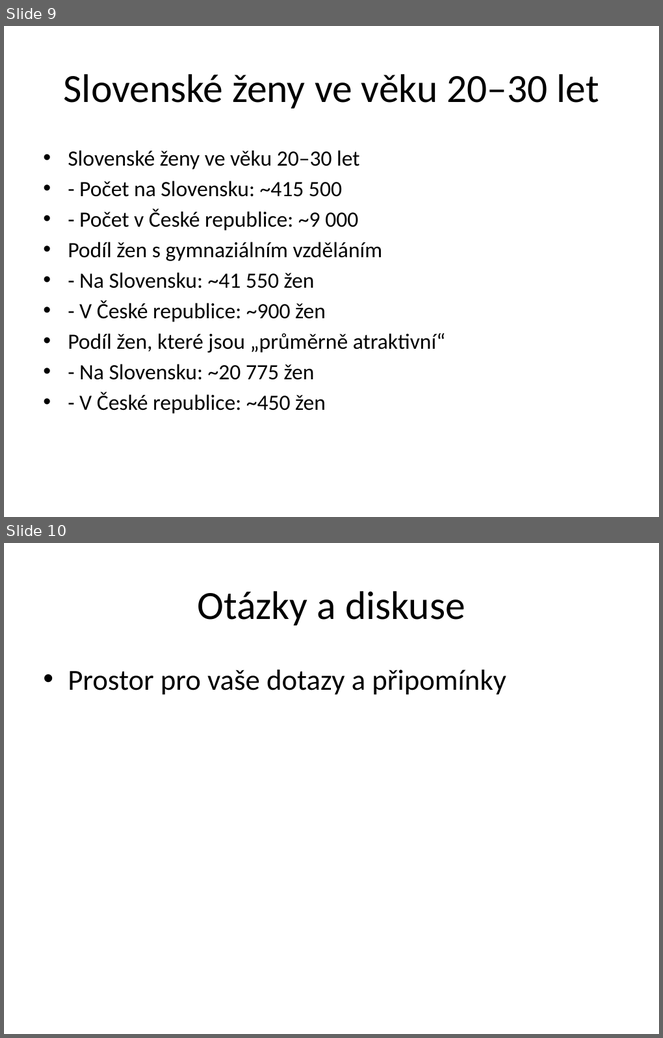
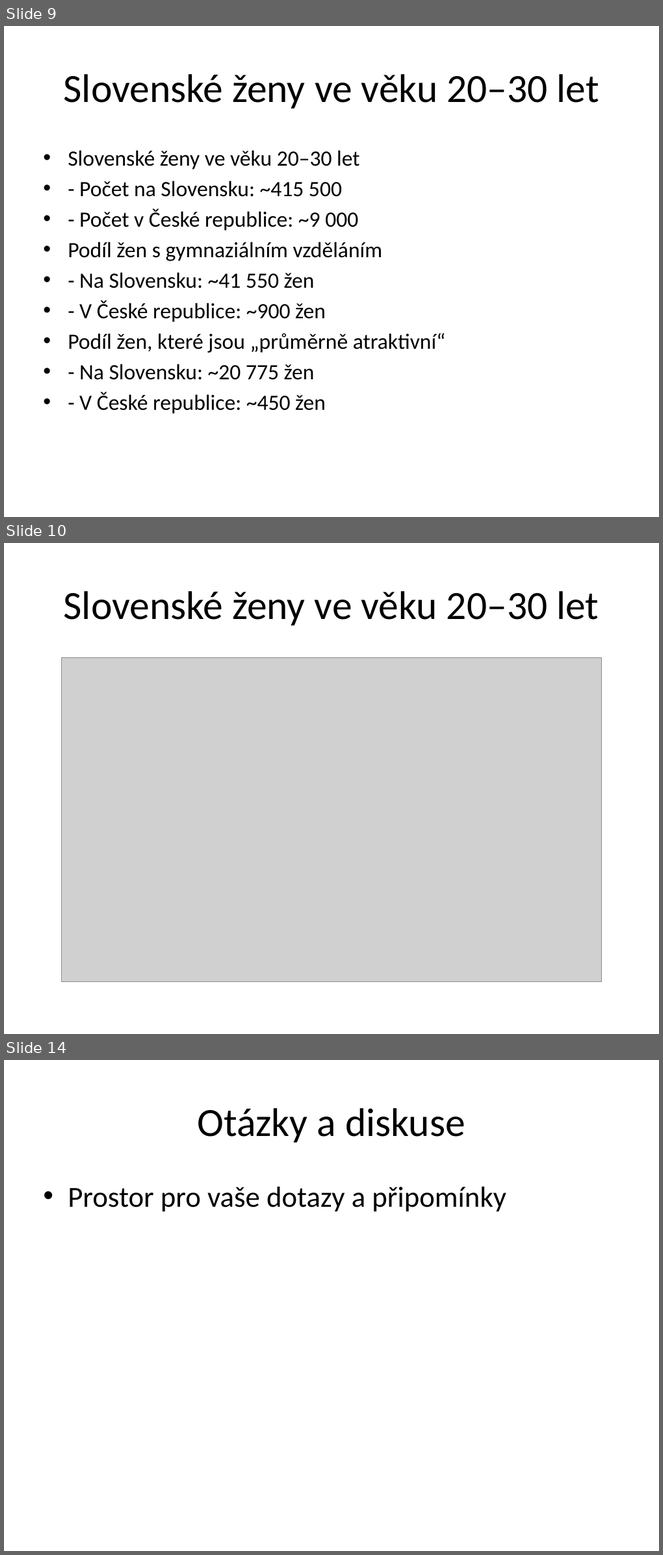
Before and after one commit to VelkaSunka/Slovakian_woman_propability, a slide deck: demograficka_analyza_slovensko.pptx. Shown one above the other, each under a label of ours: slides 9 and 10 before the commit, slides 9, 10 and 14 after it; the slides between them are not shown. The pictures are 663x1038 and 663x1555 pixels, drawn with LibreOffice and Linux fonts; fonts in the diff are those of the drawing; grey boxes stand for pictures. Boxes give left, top, right and bottom in pixels: in the first picture for what was removed or moved away, otherwise in the second. Text is boxed around its words. In the diff, an @@ line names an element or a change of style, - is before the commit and + after.

```diff
--- a/demograficka_analyza_slovensko.pptx
+++ b/demograficka_analyza_slovensko.pptx
@@ slide 10 added at (x1=4, y1=543, x2=659, y2=1034), background #FFFFFF @@
@@ title added at (x1=64, y1=591, x2=599, y2=626), 44 pt, text #000000 @@
+Slovenské ženy ve věku 20–30 let
@@ picture added at (x1=62, y1=657, x2=602, y2=982) @@
@@ what was slide 10 is now slide 14 @@
```
Also in this commit, not shown: 3 other slides added.
